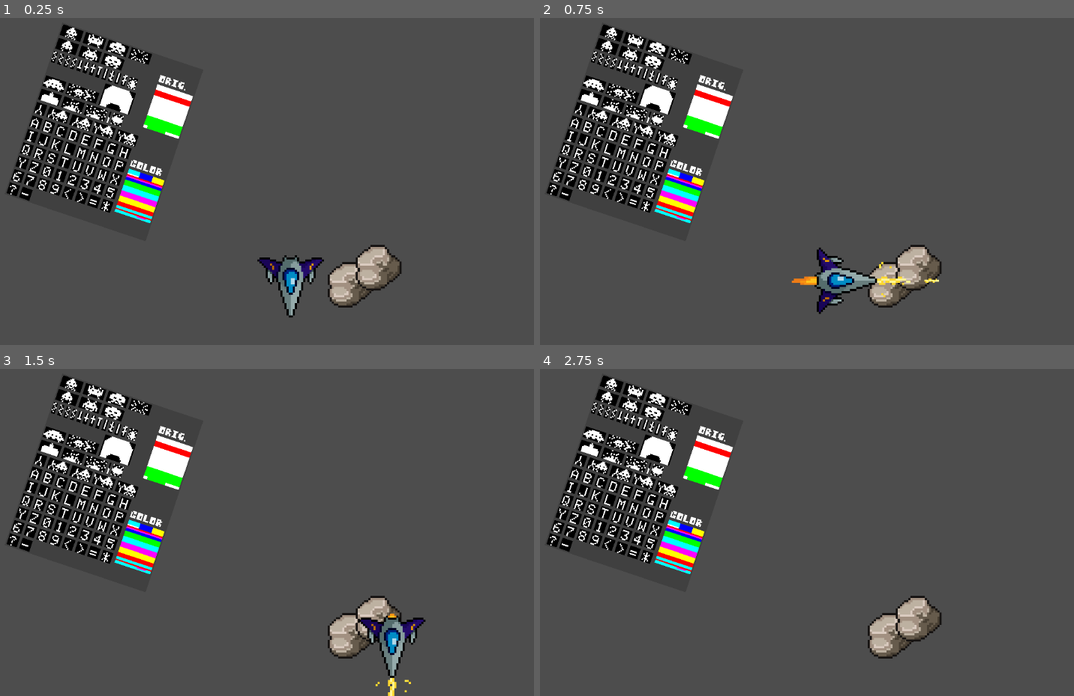
Above: before the commit, frames 1-4 (two rows, left to right).
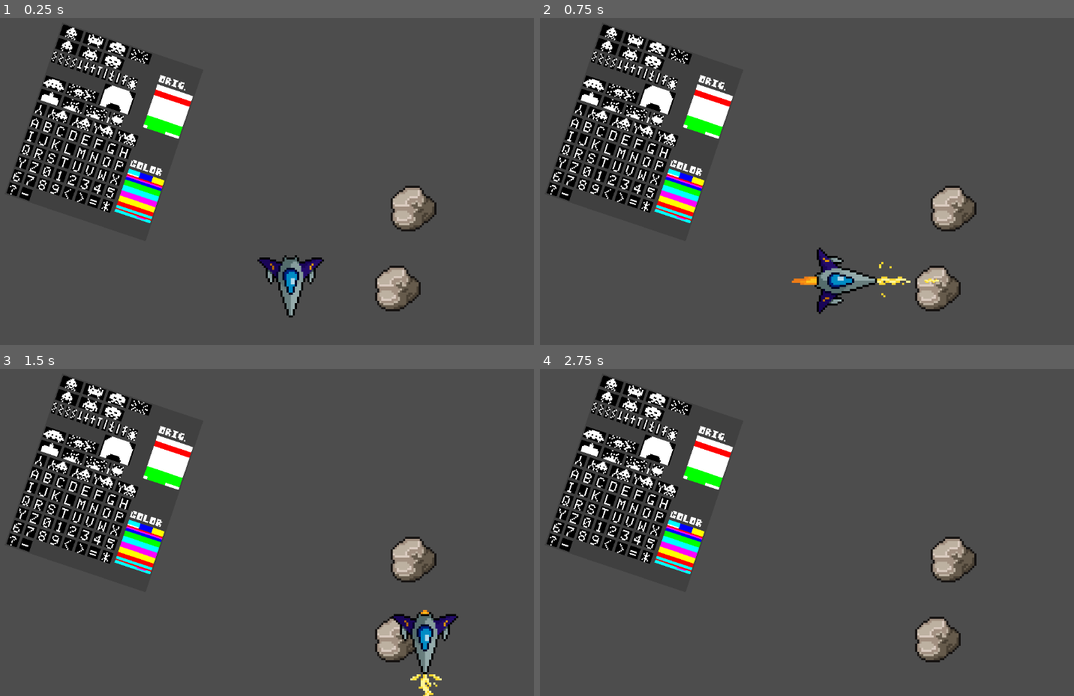
Above: after the commit, the same moments.

Repository: Arzpal/ShapeYourWayOut
Game: Godot game, scene res://Scenes/Playground.tscn
Two runs of this game, one before a commit and one after it. Both use one fixed random seed, a clock stepped at 60 frames per second and the inputs below.
Inputs (mouse positions are in pixels of both pictures, inside the frame that each line leads up to):
- Up to frame 1 (0.25 s): no input
- Up to frame 2 (0.75 s): tap Enter at 0.5 s; move the mouse to (951, 158) at 0.52 s; hold D (m_right) from 0.53 s (still down); click (951, 158) at 0.6 s
- Up to frame 3 (1.5 s): move the mouse to (160, 545) at 1.27 s; release D (m_right) at 1.28 s; hold S (m_down) from 1.28 s (still down); click (160, 545) at 1.35 s
- Up to frame 4 (2.75 s): move the mouse to (881, 454) at 2.02 s; release S (m_down) at 2.03 s; hold D (m_right) from 2.03 s (still down); click (881, 454) at 2.1 s

The runs differ from the first frame. In frame 1, 3.1% of the frame differs, in the area x 61-82%, y 51-90%; in frame 2, 3.0%; in frame 3, 4.2%, in the area x 61-86%, y 51-100%; in frame 4, 3.1%.

Commit message:
functionality on bullet

Diff:
--- a/Test1/Scenes/Playground.tscn
+++ b/Test1/Scenes/Playground.tscn
@@ -25,7 +25,7 @@
 texture = ExtResource("2_6xu7j")
 
 [node name="Asteroid" parent="." instance=ExtResource("3_jmm6l")]
-position = Vector2(707, 532)
+position = Vector2(798, 539)
 
 [node name="Asteroid2" parent="." instance=ExtResource("3_jmm6l")]
-position = Vector2(761, 499)
+position = Vector2(828, 385)
--- /dev/null
+++ b/Test1/Scenes/asteroid.gd
@@ -0,0 +1,15 @@
+extends AnimatableBody2D
+
+
+# Called when the node enters the scene tree for the first time.
+func _ready():
+	pass # Replace with function body.
+
+
+# Called every frame. 'delta' is the elapsed time since the previous frame.
+func _process(delta):
+	pass
+
+
+func _on_hurtbox_hurt():
+	queue_free()
--- a/Test1/Scenes/asteroid.tscn
+++ b/Test1/Scenes/asteroid.tscn
@@ -1,6 +1,7 @@
-[gd_scene load_steps=6 format=3 uid="uid://mjvigm25nlra"]
+[gd_scene load_steps=7 format=3 uid="uid://mjvigm25nlra"]
 
 [ext_resource type="Texture2D" uid="uid://g4ft4ms2gtoj" path="res://Sprites/Asteroid.png" id="1_8fuec"]
+[ext_resource type="Script" path="res://Scenes/asteroid.gd" id="1_vtjvo"]
 [ext_resource type="PackedScene" uid="uid://b42uo5o16urew" path="res://Scenes/hurtbox.tscn" id="2_crsnd"]
 [ext_resource type="Script" path="res://Scripts/hitbox.gd" id="3_o5br5"]
 
@@ -12,6 +13,7 @@
 
 [node name="Asteroid" type="AnimatableBody2D"]
 collision_layer = 2
+script = ExtResource("1_vtjvo")
 
 [node name="Sprite2D" type="Sprite2D" parent="."]
 position = Vector2(3, 0)
@@ -19,6 +21,8 @@
 texture = ExtResource("1_8fuec")
 
 [node name="Hurtbox" parent="." instance=ExtResource("2_crsnd")]
+collision_layer = 1
+collision_mask = 3
 life = 20
 
 [node name="CollisionShape2D" type="CollisionShape2D" parent="Hurtbox"]
@@ -29,3 +33,5 @@
 shape = SubResource("CircleShape2D_ii10v")
 script = ExtResource("3_o5br5")
 damage = 1
+
+[connection signal="hurt" from="Hurtbox" to="." method="_on_hurtbox_hurt"]
--- a/Test1/Scenes/bullet.tscn
+++ b/Test1/Scenes/bullet.tscn
@@ -118,6 +118,8 @@
 [node name="Bullet" type="Area2D"]
 top_level = true
 z_index = 9
+collision_layer = 3
+collision_mask = 3
 script = ExtResource("1_64a40")
 
 [node name="AnimatedSprite2D" type="AnimatedSprite2D" parent="."]
@@ -132,3 +134,5 @@
 shape = SubResource("CapsuleShape2D_2xc6d")
 script = ExtResource("2_ddp34")
 damage = 10
+
+[connection signal="impact" from="Hitbox" to="." method="_on_hitbox_impact"]
--- a/Test1/Scripts/bullet.gd
+++ b/Test1/Scripts/bullet.gd
@@ -4,6 +4,8 @@
 
 var spawn_pos: Vector2
 var spawn_rot: float
+
+@onready var animated_sprite_2d = $AnimatedSprite2D
 
 # Called when the node enters the scene tree for the first time.
 func _ready():
@@ -16,3 +18,10 @@
 func _process(delta):
 	move_local_y(-SPEED * delta)
 	pass
+
+
+func _on_hitbox_impact():
+	#destroy hitbox
+	animated_sprite_2d.play("Explosion")
+	await animated_sprite_2d.animation_finished
+	queue_free()
--- a/Test1/Scripts/hitbox.gd
+++ b/Test1/Scripts/hitbox.gd
@@ -2,5 +2,6 @@
 
 
 @export var damage = 0
+signal impact
 
 #@export var special_effect: Array
--- a/Test1/Scripts/hurtbox.gd
+++ b/Test1/Scripts/hurtbox.gd
@@ -17,5 +17,7 @@
 
 func _on_body_entered(body: Node):
 	var hitbox = body.find_child("Hitbox")
+	print("aaaa")
 	if hitbox != null && hitbox.get_parent() != self.get_parent():
 		receive_damage(hitbox.damage)
+		hitbox.impact.emit()
